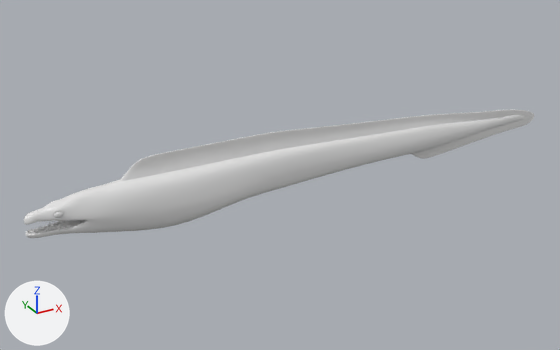
An edit to the Blender file Morena/Morena.blend, drawn before and after from the same camera.
Camera for both pictures: a camera (50 mm lens) standing at (-6.0, -25.8, 12.8) and looking at (8.6, 0.6, -0.4). The lights are fixed; the arrows at lower left show +X, +Y and +Z.

Objects in the first picture: 'Dientes abajo', 'Morena'.
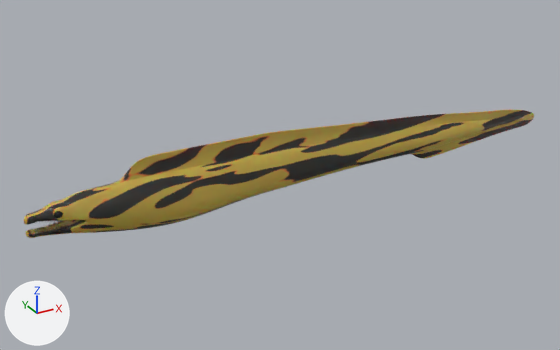
Boxes (x1, y1, x2, y2) around the edits, measured in the pictures (560 x 350 px; the box of a moved part takes in the faces that stretch with it):
'Morena', surface changed, reshaped, recoloured
    both: (24, 109, 534, 238)
'Dientes abajo', recoloured
    both: (28, 220, 76, 234)
part 1 of me_cube, moved or reshaped
    before: (82, 145, 323, 232)
    after: (83, 145, 323, 232)
part 2 of me_cube, recoloured
    both: (54, 211, 63, 218)

Diff of the bpy script that builds the scene:
```diff
--- a/Morena/Morena.blend.py
+++ b/Morena/Morena.blend.py
@@ mat_material @@
 mat_material = bpy.data.materials.new('Material')
-# nodes: BsdfPrincipled, OutputMaterial
+# nodes: BsdfPrincipled, Bump, Mapping, Mix, OutputMaterial, TexCoord, TexNoise x3, ValToRGB
+# colours: yellow #c8ab3d, orange #e68333, black #000000, white #e7e7e7
@@ mat_dentadura @@
+mat_dentadura = bpy.data.materials.new('Dentadura')
+# nodes: BsdfGlass, OutputMaterial, TexNoise, ValToRGB
+# colours: black #000000, white #ffffff
@@ mat_ojos @@
+mat_ojos = bpy.data.materials.new('Ojos')
+# nodes: BsdfGlass, BsdfPrincipled, MixShader, OutputMaterial
+# colours: black #171717, dark green #023605
@@ me_cube @@
 # used by ob_morena; location = (0.0, 0.0, 0.0); scale = (1.51, 0.656, 1.0)
-me_cube.from_pydata(...)  # 363 vertices, 317 faces; spans x -1.4..15.0, y -1.6..0.0, z -1.3..1.8
+me_cube.from_pydata(...)  # 363 vertices, 317 faces; spans x -1.4..15.0, y -1.5..0.0, z -1.3..1.8
+# me_cube part 1: 13 of the vertices in x 0.8..6.6, y -1.6..-0.6, z -1.3..0.9 are scaled about the mesh origin by (1, 0.976, 0.91)
+# me_cube part 2: 20 of the faces centred in x -0.7..-0.5, y -0.7..-0.5, z 0.3..0.5 switch from mat_material (white #e7e7e7) to mat_ojos
@@ me_cube_045 @@
 me_cube_045.from_pydata(...)  # 2484 vertices, 2392 faces; spans x -41.0..1.0, y -0.5..14.6, z -6.3..3.4
+me_cube_045.materials.append(mat_dentadura)
```
